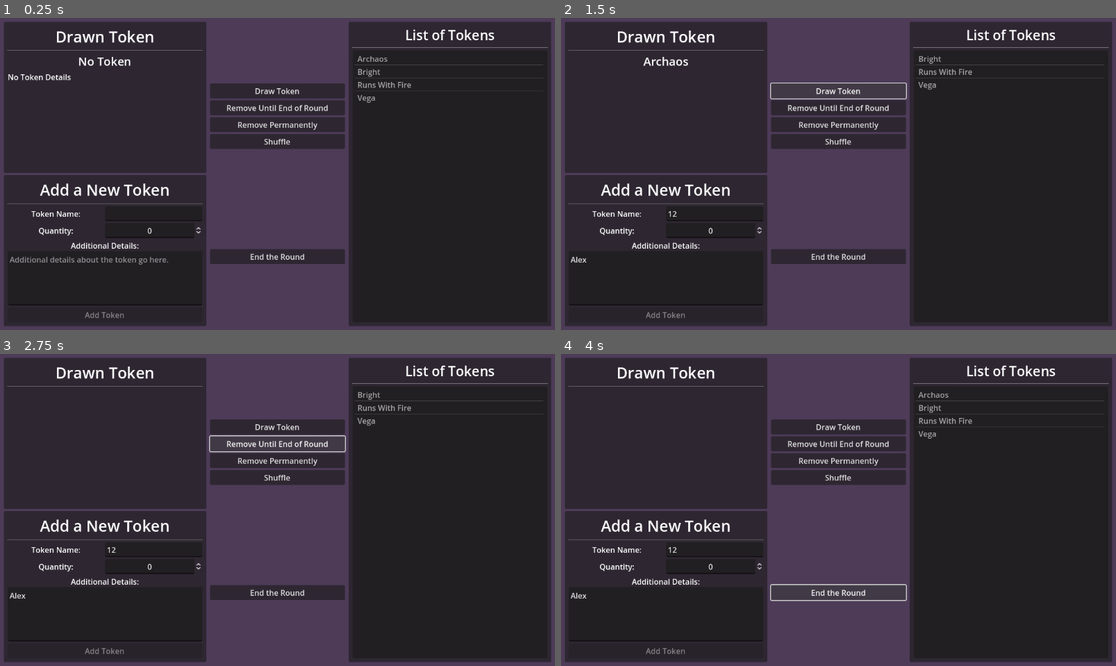
Above: before the commit, frames 1-4 (two rows, left to right).
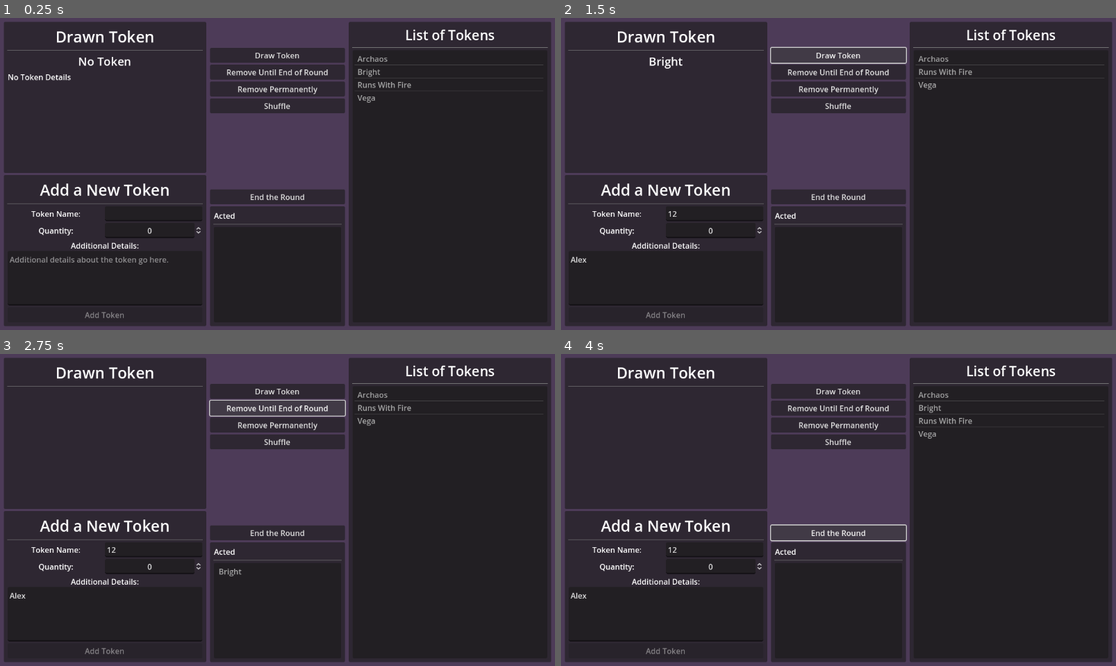
Above: after the commit, the same moments.

Repository: aoiazure/Godot-4-Custom-Initiative-Bag
Game: Godot game, scene res://ui.tscn
The game is run twice, just before and just after one commit, with the same random seed, the same clock (stepped at 60 frames per second) and the same inputs.
Inputs (mouse positions are in pixels of both pictures, inside the frame that each line leads up to):
- Up to frame 1 (0.25 s): no input
- Up to frame 2 (1.5 s): click (716, 214) at 0.52 s; type "12" at 0.6 s; click (666, 276) at 0.75 s; type "Alex" at 0.83 s; click "Draw Token" at 1.25 s
- Up to frame 3 (2.75 s): click "Remove Until End of Round" at 2 s
- Up to frame 4 (4 s): click "Remove Permanently" at 2.75 s; click "End the Round" at 3.5 s

The runs differ from the first frame. In frame 1, 15% of the frame differs, in the area x 37-63%, y 9-99%; in frame 2, 14%; in frame 3, 14%; in frame 4, 15%.

Commit message:
Added a list that shows how many people already acted.

Diff:
--- a/ui.gd
+++ b/ui.gd
@@ -22,11 +22,12 @@
 
 @export_group("List of Tokens")
 @export var token_list: ItemList
+@export var acted_list: ItemList
 
 
 var drawn_token: Token : set = _set_drawn_token
 
-var temp_removed_tokens: Array[Token] = []
+#var temp_removed_tokens: Array[Token] = []
 
 
 
@@ -79,9 +80,9 @@
 func draw_token_from_bag() -> void:
 	if token_list.item_count == 0:
 		return
-
-	randomize()
-	var i: int = randi_range(0, token_list.item_count - 1)
+	var rng:= RandomNumberGenerator.new()
+	rng.randomize()
+	var i: int = rng.randi_range(0, token_list.item_count - 1)
 	token_list.item_selected.emit(i)
 
 
@@ -90,7 +91,7 @@
 		return
 
 	if not permanent:
-		temp_removed_tokens.append(drawn_token)
+		acted_list.add_item(drawn_token.name, drawn_token, false)
 	drawn_token = null
 
 
@@ -110,9 +111,13 @@
 		shuffle_token_back(drawn_token)
 		drawn_token = null
 
-	for token in temp_removed_tokens:
+	for index in range(acted_list.item_count):
+		var token: Token = acted_list.get_item_icon(index)
 		shuffle_token_back(token)
-	temp_removed_tokens.clear()
+
+	for index in range(acted_list.item_count-1, -1, -1):
+		acted_list.remove_item(index)
+
 
 
 
--- a/ui.tscn
+++ b/ui.tscn
@@ -40,7 +40,7 @@
 [sub_resource type="LabelSettings" id="LabelSettings_rj0dr"]
 font_size = 28
 
-[node name="UI" type="MarginContainer" node_paths=PackedStri …(188 unchanged characters)… utton", "end_round_button", "token_list")]
+[node name="UI" type="MarginContainer" node_paths=PackedStri …(188 unchanged characters)… utton", "end_round_button", "token_list", "acted_list")]
 anchors_preset = 15
 anchor_right = 1.0
 anchor_bottom = 1.0
@@ -64,6 +64,7 @@
 shuffle_back_button = NodePath("Mainframe/C2 - Operations/Shuffle")
 end_round_button = NodePath("Mainframe/C2 - Operations/End Round")
 token_list = NodePath("Mainframe/C3 - List/Panel/Margin/VBox/Token List")
+acted_list = NodePath("Mainframe/C2 - Operations/Panel/Margin/VBox/Acted List")
 
 [node name="Mainframe" type="HBoxContainer" parent="."]
 layout_mode = 2
@@ -206,6 +207,10 @@
 size_flags_horizontal = 3
 alignment = 1
 
+[node name="HSeparator2" type="Control" parent="Mainframe/C2 - Operations"]
+custom_minimum_size = Vector2(0, 50)
+layout_mode = 2
+
 [node name="Draw" type="Button" parent="Mainframe/C2 - Operations"]
 layout_mode = 2
 text = "Draw Token"
@@ -223,12 +228,37 @@
 text = "Shuffle"
 
 [node name="HSeparator" type="Control" parent="Mainframe/C2 - Operations"]
-custom_minimum_size = Vector2(0, 200)
+custom_minimum_size = Vector2(0, 150)
 layout_mode = 2
 
 [node name="End Round" type="Button" parent="Mainframe/C2 - Operations"]
 layout_mode = 2
 text = "End the Round"
+
+[node name="Panel" type="PanelContainer" parent="Mainframe/C2 - Operations"]
+layout_mode = 2
+size_flags_vertical = 3
+
+[node name="Margin" type="MarginContainer" parent="Mainframe/C2 - Operations/Panel"]
+layout_mode = 2
+theme_override_constants/margin_left = 8
+theme_override_constants/margin_top = 8
+theme_override_constants/margin_right = 8
+theme_override_constants/margin_bottom = 8
+
+[node name="VBox" type="VBoxContainer" parent="Mainframe/C2 - Operations/Panel/Margin"]
+layout_mode = 2
+
+[node name="Label" type="Label" parent="Mainframe/C2 - Operations/Panel/Margin/VBox"]
+layout_mode = 2
+text = "Acted"
+
+[node name="HSeparator" type="HSeparator" parent="Mainframe/C2 - Operations/Panel/Margin/VBox"]
+layout_mode = 2
+
+[node name="Acted List" type="ItemList" parent="Mainframe/C2 - Operations/Panel/Margin/VBox"]
+layout_mode = 2
+size_flags_vertical = 3
 
 [node name="C3 - List" type="VBoxContainer" parent="Mainframe"]
 layout_mode = 2
